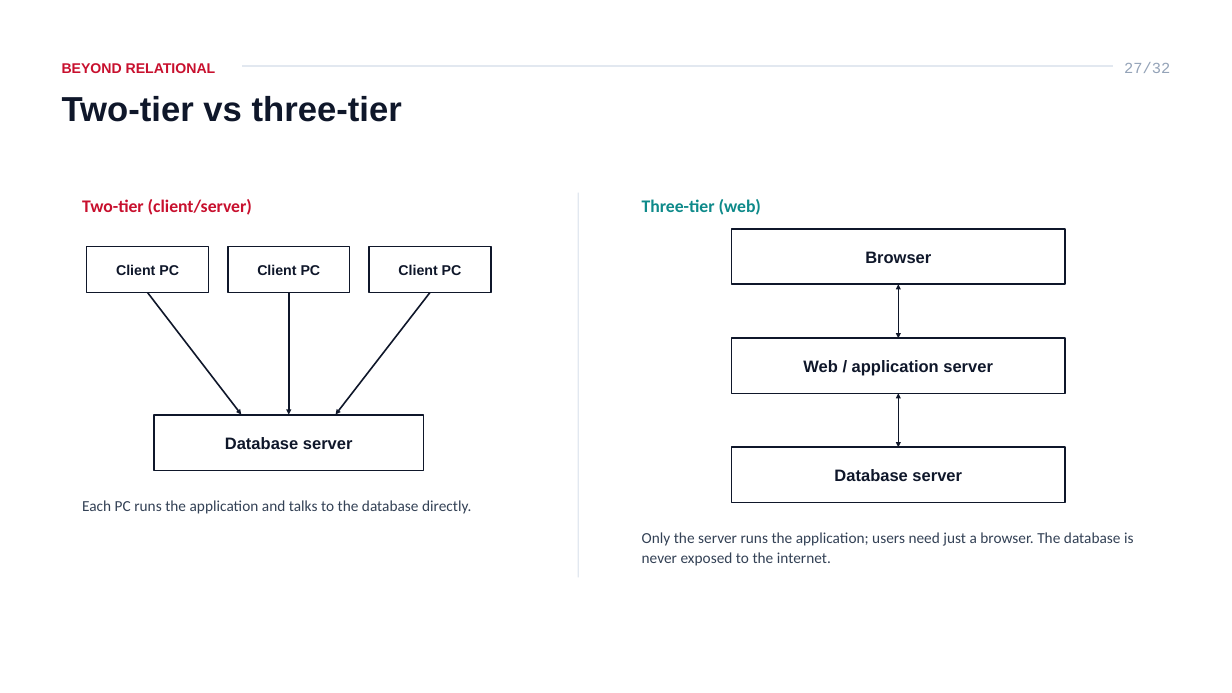
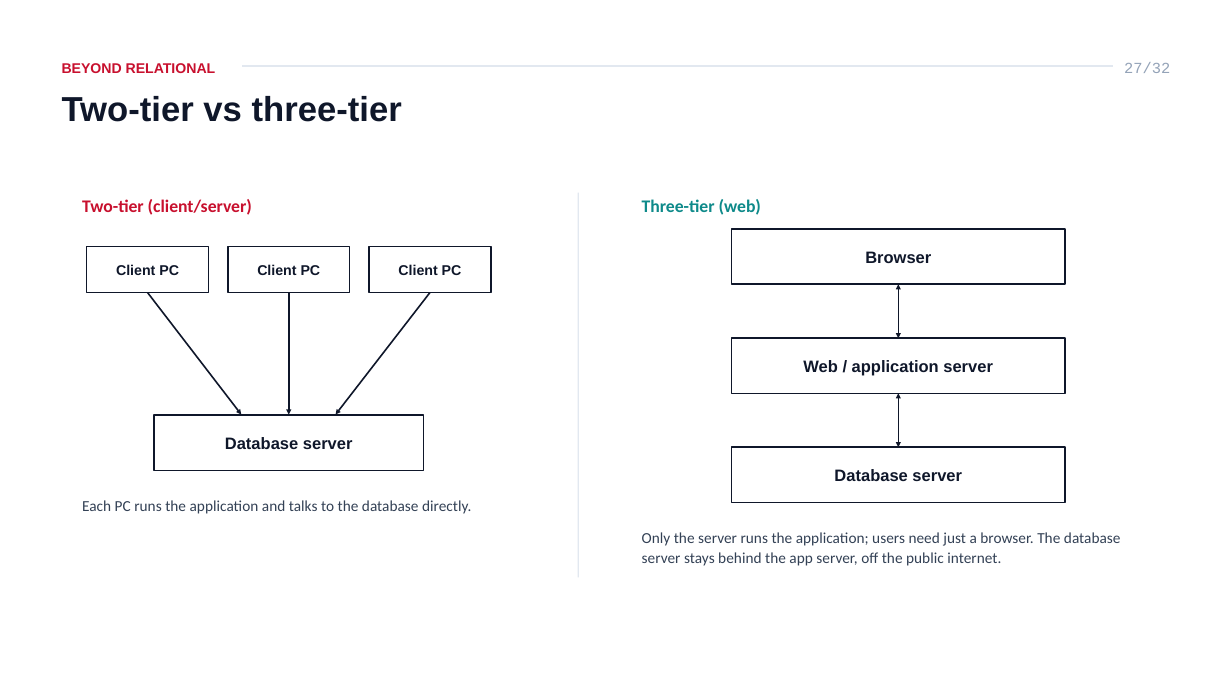
Before and after one commit to ahmedatef2007/db-slides, a slide deck: slide 27 of pptx/ITI_Database_Course_Lesson_1_Introduction.pptx. Drawn at 1232x693 pixels with LibreOffice and Linux fonts; fonts in the diff are those of the drawing. Boxes give left, top, right and bottom in pixels: in the first picture for what was removed or moved away, otherwise in the second. Text is boxed around its words. In the diff, an @@ line names an element or a change of style, - is before the commit and + after.

```diff
--- a/pptx/ITI_Database_Course_Lesson_1_Introduction.pptx
+++ b/pptx/ITI_Database_Course_Lesson_1_Introduction.pptx
@@ text at [642, 532, 1121, 566]: text changed @@
-Only the server runs the application; users need just a browser. The database is never exposed to the internet.
+Only the server runs the application; users need just a browser. The database server stays behind the app server, off the public internet.
```
Also in this commit, not shown: 2 other slides changed, 8 other files.
